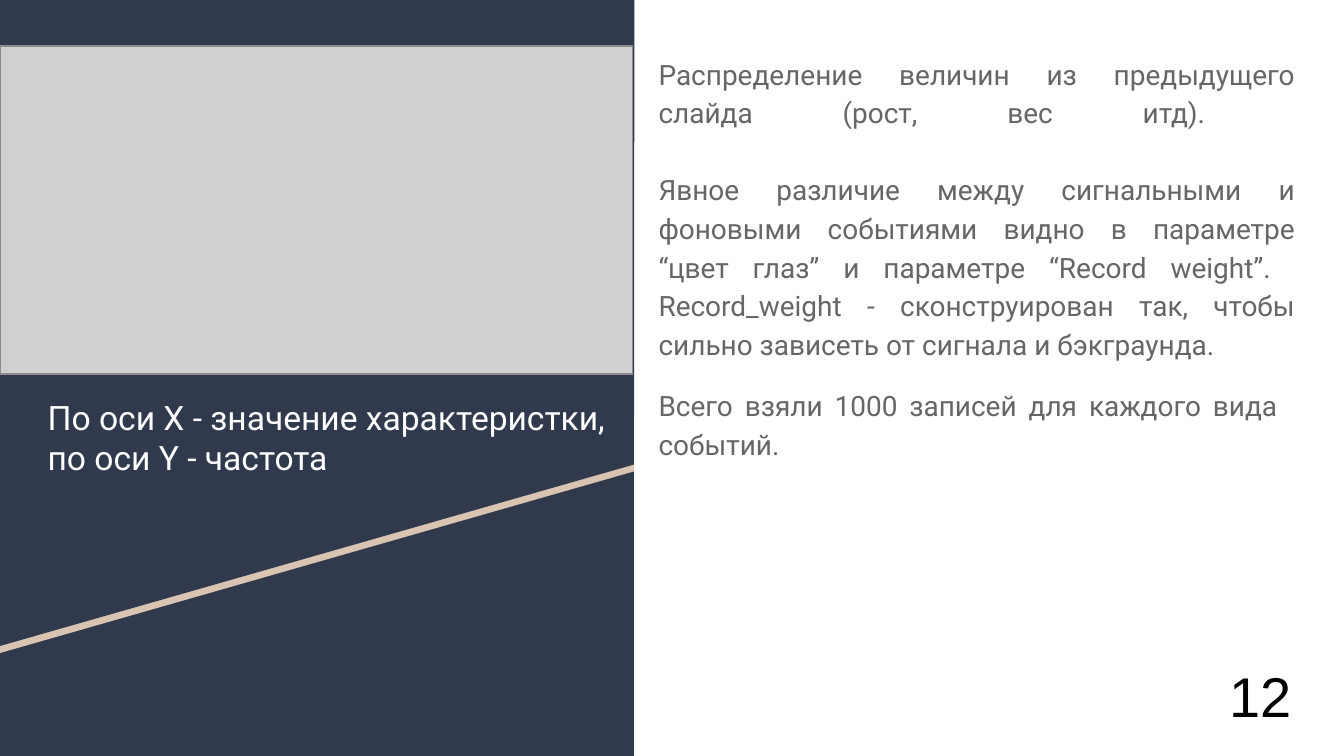
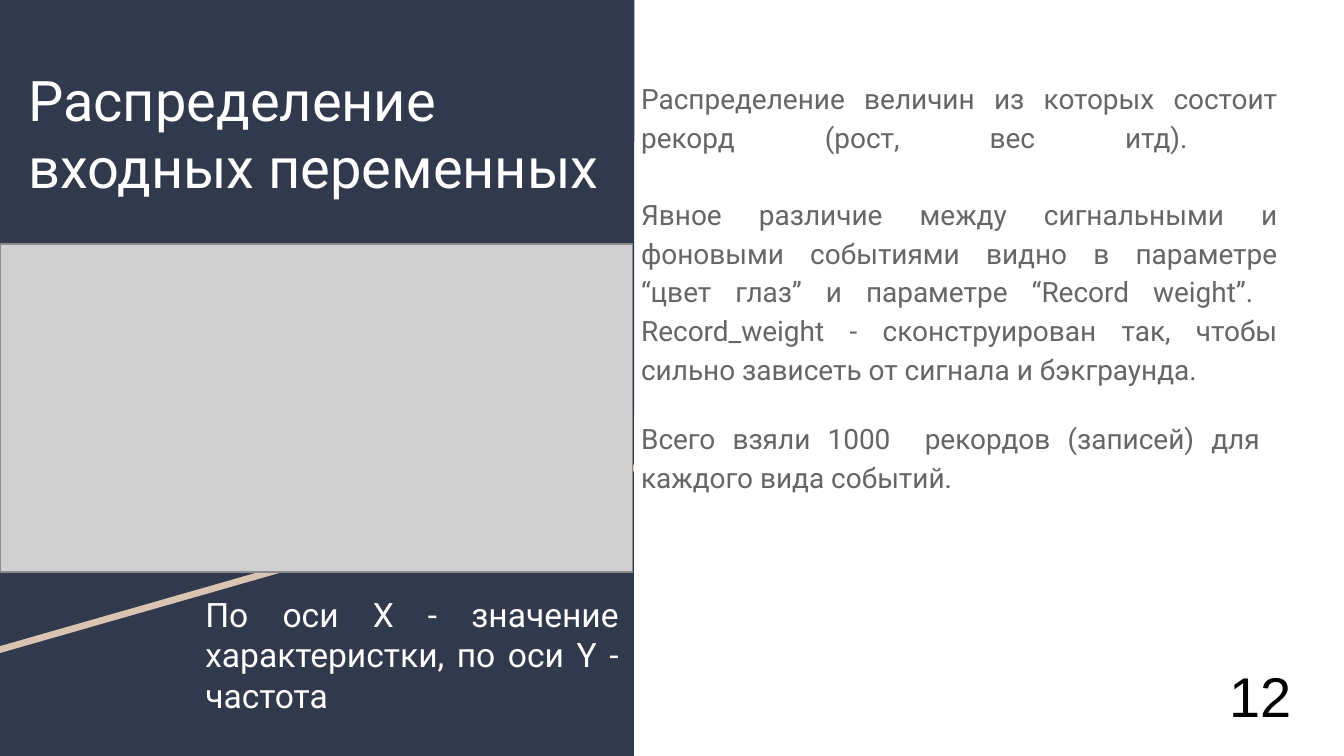
Before and after one commit to AlexanderUzunyan/TestProject, a slide deck: slide 12 of neuro/doc/TMVA.odp. Drawn at 1344x756 pixels with LibreOffice and Linux fonts; fonts in the diff are those of the drawing; grey boxes stand for pictures. Boxes give left, top, right and bottom in pixels: in the first picture for what was removed or moved away, otherwise in the second. Text is boxed around its words. In the diff, an @@ line names an element or a change of style, - is before the commit and + after.

```diff
--- a/neuro/doc/TMVA.odp
+++ b/neuro/doc/TMVA.odp
@@ title added at [28,81,598,200], 30 pt, text #FFFFFF @@
+Распределение входных переменных
@@ text at [641,89,1278,386]: text changed @@
-Распределение величин из предыдущего слайда (рост, вес итд).
-Явное различие между сигнальными и фоновыми событиями видно в параметре “цвет глаз” и параметре “Record weight”.
-Record_weight - сконструирован так, чтобы сильно зависеть от сигнала и бэкграунда.
+Распределение величин из которых состоит рекорд (рост, вес итд).
+Явное различие между сигнальными и фоновыми событиями видно в параметре “цвет глаз” и параметре “Record weight”.
+Record_weight - сконструирован так, чтобы сильно зависеть от сигнала и бэкграунда.
@@ picture: place and size @@
-picture at [0,46,633,374]
+picture at [0,245,633,573]
@@ text at [641,427,1259,493]: text changed @@
-Всего взяли 1000 записей для каждого вида событий.
+Всего взяли 1000 рекордов (записей) для каждого вида событий.
@@ title "По оси X - значение ...": place and size @@
-title "По оси X - значение ..." at [48,406,605,471]
+title "По оси X - значение ..." at [205,603,618,709]
@@ title "По оси X - значение ..." at [205,603,618,709]: alignment left to justified @@
```
Also in this commit, not shown: 15 other slides changed.
